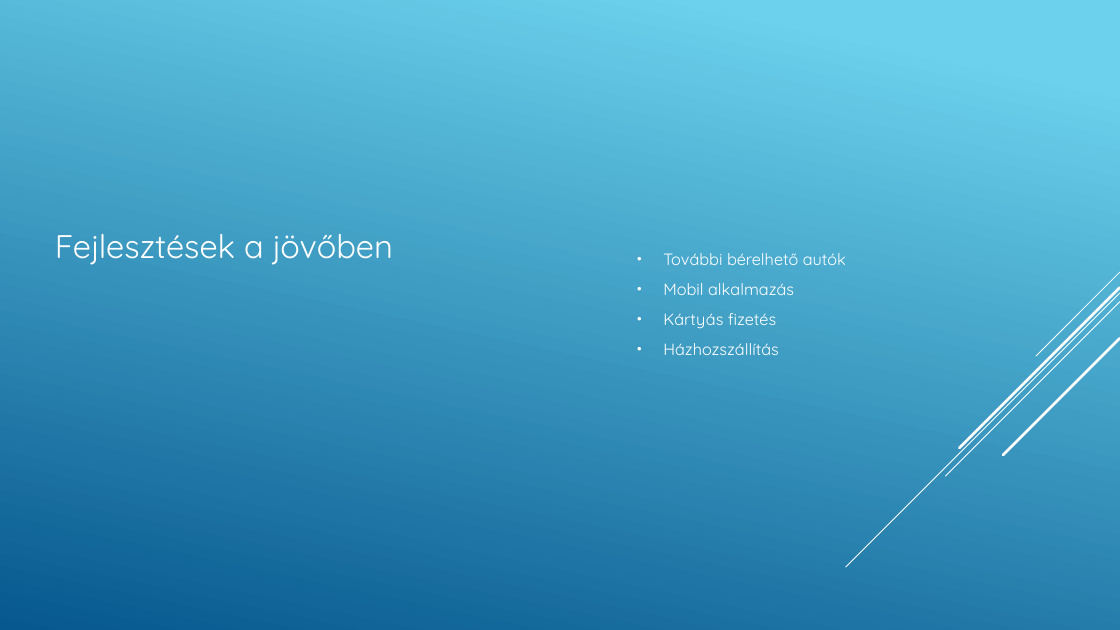
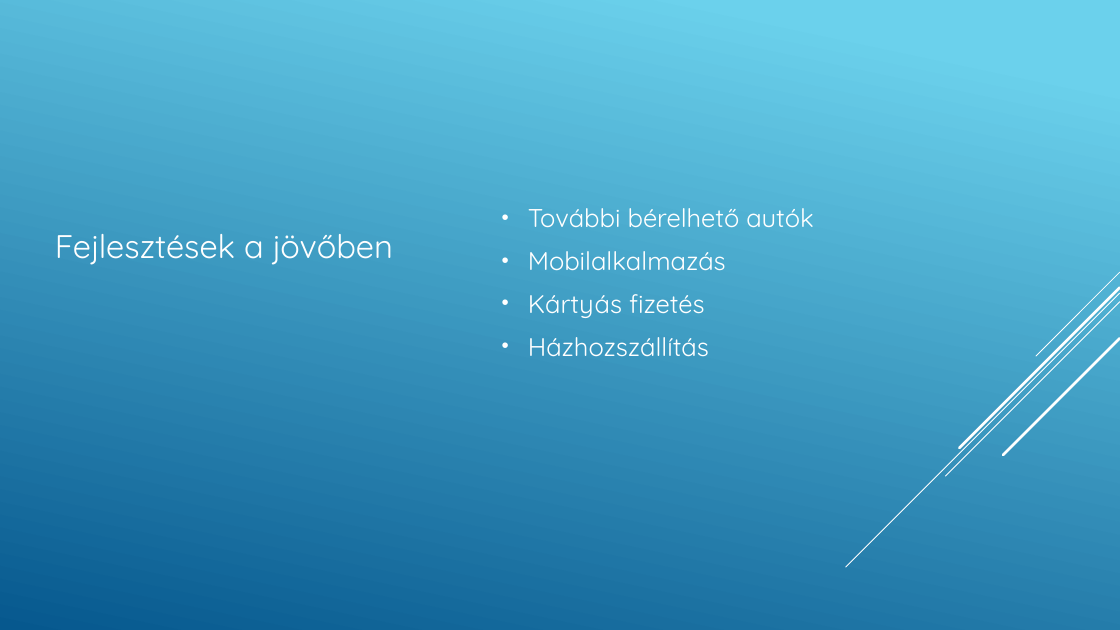
Before and after one commit to csokyS/LuxCar, a slide deck: slide 18 of docs/LuxCar.pptx. Drawn at 1120x630 pixels with LibreOffice and Linux fonts; fonts in the diff are those of the drawing. Boxes give left, top, right and bottom in pixels: in the first picture for what was removed or moved away, otherwise in the second. Text is boxed around its words. In the diff, an @@ line names an element or a change of style, - is before the commit and + after.

```diff
--- a/docs/LuxCar.pptx
+++ b/docs/LuxCar.pptx
@@ text "További bérelhető autók": place and size @@
-text "További bérelhető autók" at [663, 253, 846, 355]
+text "További bérelhető autók" at [528, 208, 813, 357]
@@ text at [528, 208, 813, 357]: size 14 to 22 pt in "További bérelhető autók", "Kártyás fizetés", "Házhozszállítás"; more space between paragraphs @@
@@ text at [528, 251, 726, 271]: text changed; size 14 to 22 pt @@
-• Mobil alkalmazás
+• Mobilalkalmazás
```
Also in this commit, not shown: 19 other slides changed, 1 slide added, 1 slide removed, 1 other file.
